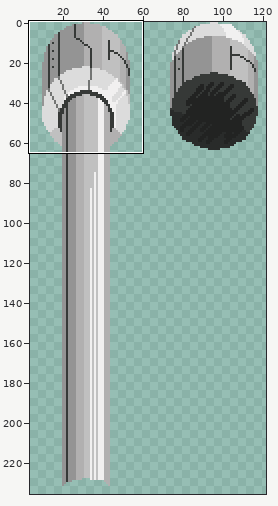
Sprite sheet: Assets/Sprites/Environment/Pistons/BottomPiston.png. Above, an overview of the earlier version with the close-up marked.
Close-up. Before:
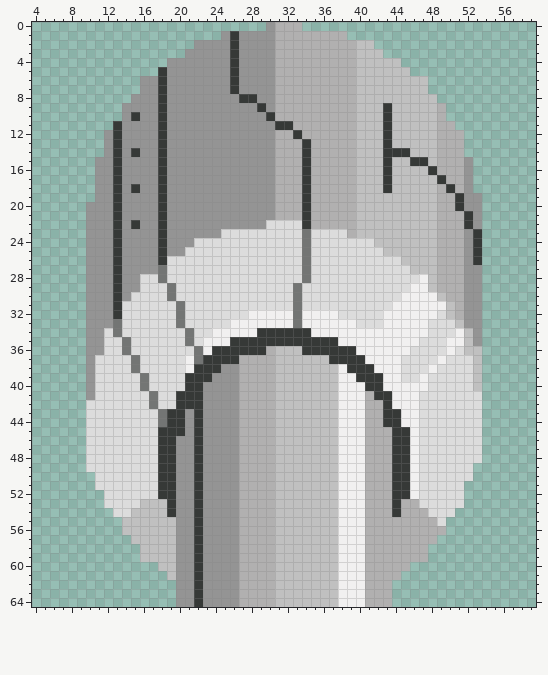
The file is 128x256 pixels. Colours within 5 levels of each other are drawn and written as one. Shown: x 4..59, y 0..64. The wide view leaves out empty margins. The commit also changed other parts of the picture, which this record leaves out.
Now the later version:
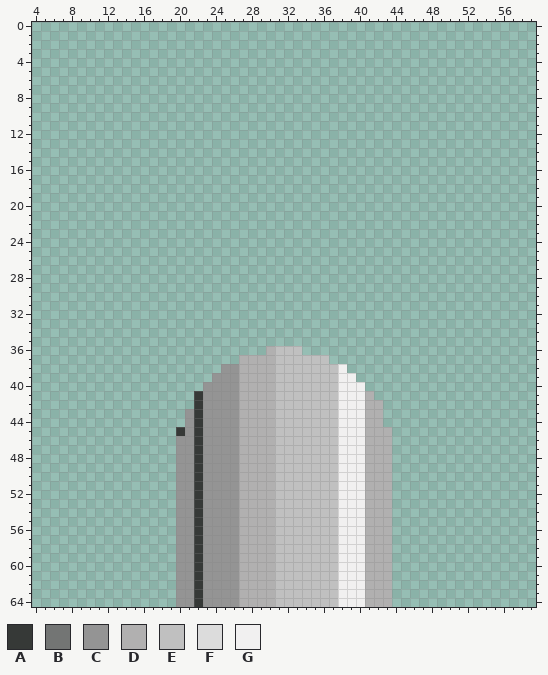
Palette (. is transparent): A #363937  B #737574  C #949494  D #b1b0b0  E #c0c0c0  F #dcdcdc  G #f1f0f0
From old to new:
Changed rows in their new state; - is an unchanged pixel.
first column x 10:
 0 --------------------....--------------------
 1 ---------------..............---------------
 2 ------------....................------------
 3 -----------......................-----------
 4 ---------..........................---------
 5 --------............................--------
 6 ------................................------
 7 ------................................------
 8 -----..................................-----
 9 ----....................................----
10 ----....................................----
11 ---......................................---
12 --........................................--
13 --........................................--
14 --........................................--
15 -..........................................-
16 -..........................................-
17 -..........................................-
18 -..........................................-
19 -...........................................
20 ............................................
21 ............................................
22 ............................................
23 ............................................
24 ............................................
25 ............................................
26 ............................................
27 ............................................
28 ............................................
29 ............................................
30 ............................................
31 ............................................
32 ............................................
33 ............................................
34 ............................................
35 ............................................
36 ....................----....................
37 .................----------.................
38 ...............--------------...............
39 ..............----------------..............
40 .............------------------.............
41 ............--------------------............
42 ............---------------------...........
43 ...........----------------------...........
44 ...........----------------------...........
45 ..........------------------------..........
46 ..........------------------------..........
47 ..........------------------------..........
48 ..........------------------------..........
49 ..........------------------------.........-
50 -.........------------------------.........-
51 -.........------------------------........--
52 --........------------------------........--
53 --........------------------------........--
54 ---.......------------------------.......---
55 ----......------------------------......----
56 ----......------------------------......----
57 -----.....------------------------.....-----
58 ------....------------------------....------
59 ------....------------------------....------
60 --------..------------------------..--------
61 ---------.------------------------.---------
Pixel boxes of the changes (left, top, right, bottom) in both close-ups:
erased: (86, 22, 482, 580)
